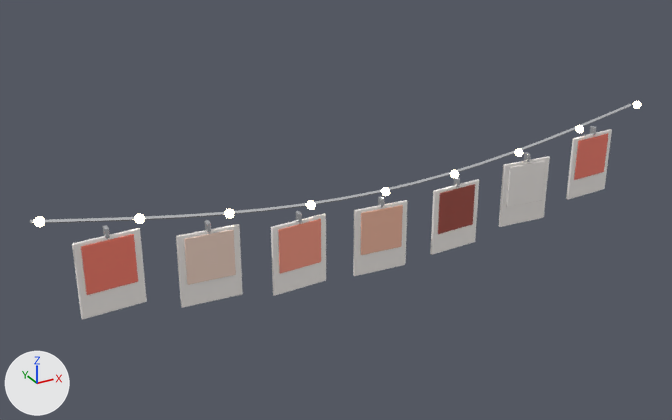
The glTF model public/assets/interiors/estudio/polaroid_wall_string.glb as it was, and as the next commit left it.
The view is the same before and after, from a 50 mm lens placed at (-1.348, -2.22, 3.396), pointed at (-0.109, 0.031, 2.27). Arrows for +X, +Y and +Z are at lower left; the lights stay in place. The older version comes first.

The first picture shows 'polaroid_wall_string'.
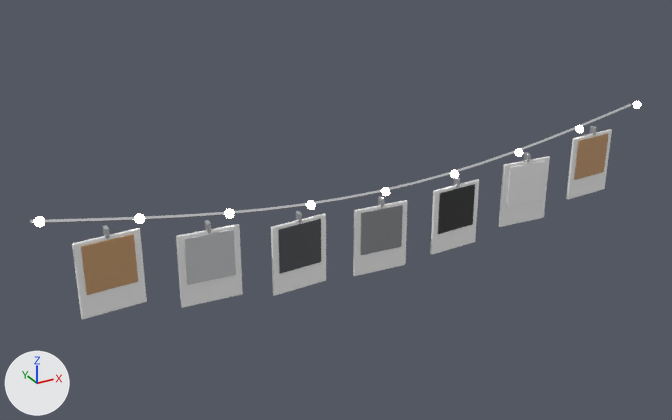
Pixel boxes (x1, y1, x2, y2) of what changed, in the pictures (672 x 420 px):
'polaroid_wall_string', recoloured
    both: (78, 131, 611, 297)

Patch to the scene script:
```diff
--- a/public/assets/interiors/estudio/polaroid_wall_string.glb.py
+++ b/public/assets/interiors/estudio/polaroid_wall_string.glb.py
@@ mat_accent2_013 @@
 mat_accent2_013 = principled_material('accent2.013')
-mat_accent2_013.base_color = (1.0, 0.212, 0.147)  # red #ff7f6b
+mat_accent2_013.base_color = (0.571, 0.323, 0.147)  # orange #c79a6b
 mat_accent2_013.roughness = 0.08
@@ mat_soft_013 @@
 mat_soft_013 = principled_material('soft.013')
-mat_soft_013.base_color = (1.0, 0.745, 0.624)  # beige #ffe0cf
+mat_soft_013.base_color = (0.584, 0.597, 0.61)  # light grey #c9cbcd
 mat_soft_013.roughness = 0.1
@@ mat_fabric_013 @@
 mat_fabric_013 = principled_material('fabric.013')
-mat_fabric_013.base_color = (1.0, 0.337, 0.238)  # pink #ff9d86
+mat_fabric_013.base_color = (0.0685, 0.0723, 0.0802)  # dark grey #4a4c50
 mat_fabric_013.roughness = 0.55
@@ mat_base_013 @@
 mat_base_013 = principled_material('base.013')
-mat_base_013.base_color = (1.0, 0.539, 0.392)  # beige #ffc2a8
+mat_base_013.base_color = (0.258, 0.266, 0.279)  # grey #8b8d90
 mat_base_013.roughness = 0.18
@@ mat_deep_013 @@
 mat_deep_013 = principled_material('deep.013')
-mat_deep_013.base_color = (0.392, 0.0648, 0.0423)  # red #a8483a
+mat_deep_013.base_color = (0.013, 0.0137, 0.0152)  # black #1e1f21
 mat_deep_013.roughness = 0.12
```
